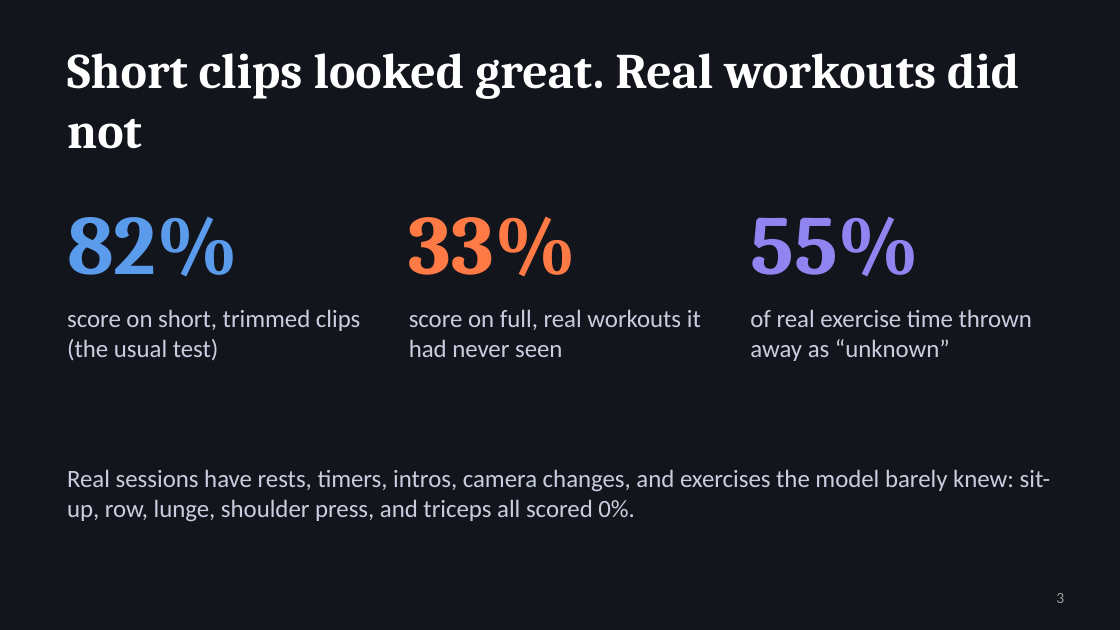
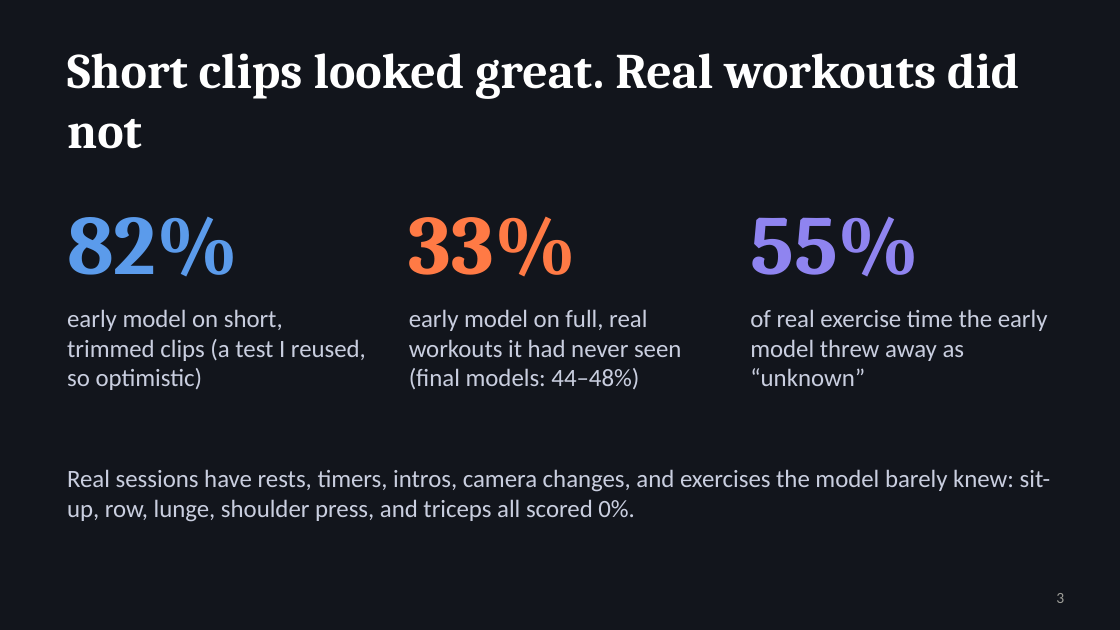
Before and after one commit to bariscelikk1/cALorie, a slide deck: slide 3 of ml/artifacts/final_model_v2/cALorie_final_presentation.pptx. Drawn at 1120x630 pixels with LibreOffice and Linux fonts; fonts in the diff are those of the drawing. Boxes give left, top, right and bottom in pixels: in the first picture for what was removed or moved away, otherwise in the second. Text is boxed around its words. In the diff, an @@ line names an element or a change of style, - is before the commit and + after.

```diff
--- a/ml/artifacts/final_model_v2/cALorie_final_presentation.pptx
+++ b/ml/artifacts/final_model_v2/cALorie_final_presentation.pptx
@@ text at bbox=[67, 309, 366, 390]: text changed @@
-score on short, trimmed clips (the usual test)
+early model on short, trimmed clips (a test I reused, so optimistic)
@@ text at bbox=[409, 309, 681, 389]: text changed @@
-score on full, real workouts it had never seen
+early model on full, real workouts it had never seen (final models: 44–48%)
@@ text at bbox=[750, 309, 1048, 386]: text changed @@
-of real exercise time thrown away as “unknown”
+of real exercise time the early model threw away as “unknown”
```
Also in this commit, not shown: 1 other file.
